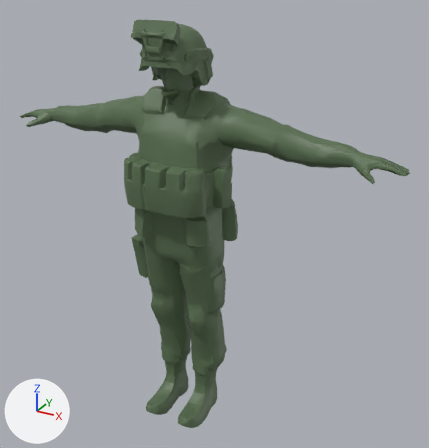
Two versions of the glTF model content/art/models/soldier-helmet-combo.glb, one commit apart.
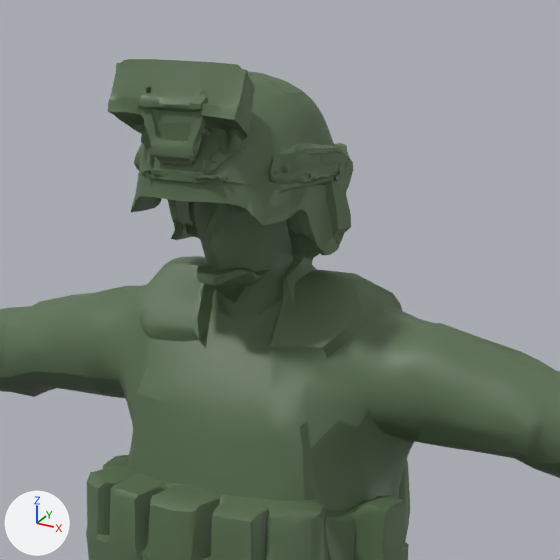
Old and new are each drawn whole from a camera (50 mm lens) standing at (0.694, -1.1, 0.62) and looking at (0.062, 0.048, 0.046) and again close up on the part from 22% to 66% of the width and 0% to 42% of the height. The axes (+X, +Y, +Z) are drawn at lower left. The lights are the same throughout. The first two pictures are the older version. Where no turn or scale is listed for an object, it has been applied to the vertices. Vertices at exactly the same position are counted once.

The scene before the commit, as lines of its bpy script (objects in view):
```python
me_geometry_0 = bpy.data.meshes.new('geometry_0')
me_geometry_0.from_pydata(...)  # 3222 vertices, 6449 faces; spans x -0.501..0.5, y -0.111..0.108, z -0.485..0.488
me_geometry_0.materials.append(mat_greenblack)  # dark green #596f50
me_geometry_0_001 = bpy.data.meshes.new('geometry_0.001')
me_geometry_0_001.from_pydata(...)  # 19271 vertices, 38667 faces; spans x -0.07..0.07, y -0.094..0.094, z -0.043..0.094
me_geometry_0_001.materials.append(mat_greenblack)  # dark green #596f50
ob_geometry_0 = bpy.data.objects.new('geometry_0', me_geometry_0)
ob_geometry_0.location = (0.0, 0.0, 0.0)
ob_geometry_0_001 = bpy.data.objects.new('geometry_0.001', me_geometry_0_001)
ob_geometry_0_001.location = (0.0, 0.0, 0.4233)
```
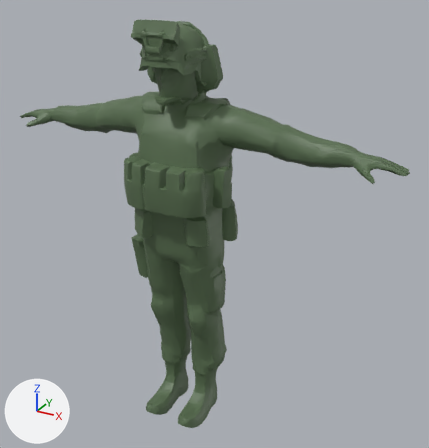
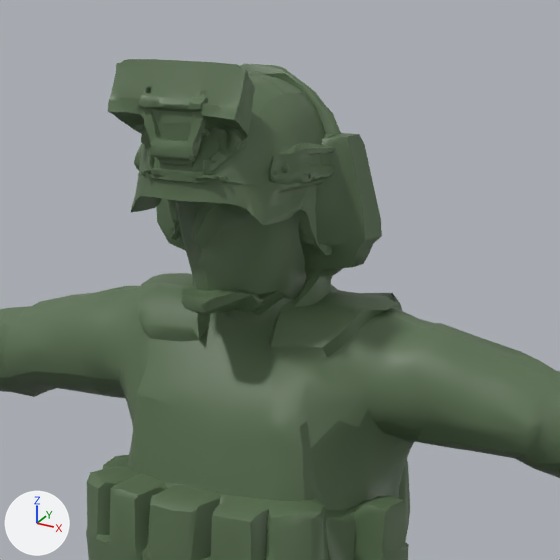
Commit message: Final: head slightly bigger, helmet positioned

Patch to the scene script:
```diff
--- a/content/art/models/soldier-helmet-combo.glb.py
+++ b/content/art/models/soldier-helmet-combo.glb.py
@@ me_geometry_0 @@
 # used by ob_geometry_0; location = (0.0, 0.0, 0.0)
-me_geometry_0.from_pydata(...)  # 3222 vertices, 6449 faces; spans x -0.501..0.5, y -0.111..0.108, z -0.485..0.488
+me_geometry_0.from_pydata(...)  # 3222 vertices, 6449 faces; spans x -0.501..0.5, y -0.111..0.108, z -0.485..0.508
+# me_geometry_0 part 1: all 424 vertices in x -0.081..0.081, y -0.056..0.063, z 0.361..0.488 are scaled about their middle by 1.29, then moved by (0.0, 0.001, 0.001)
 me_geometry_0.materials.append(mat_greenblack)
```

Changed parts and their boxes (x1, y1, x2, y2) in the close-ups (560 x 560 px; the box of a moved part takes in the faces that stretch with it):
'geometry_0', reshaped: before (0, 180, 560, 560); after (0, 63, 560, 560)
part 1 of me_geometry_0, moved or reshaped: before (142, 180, 392, 318); after (141, 63, 398, 318)
